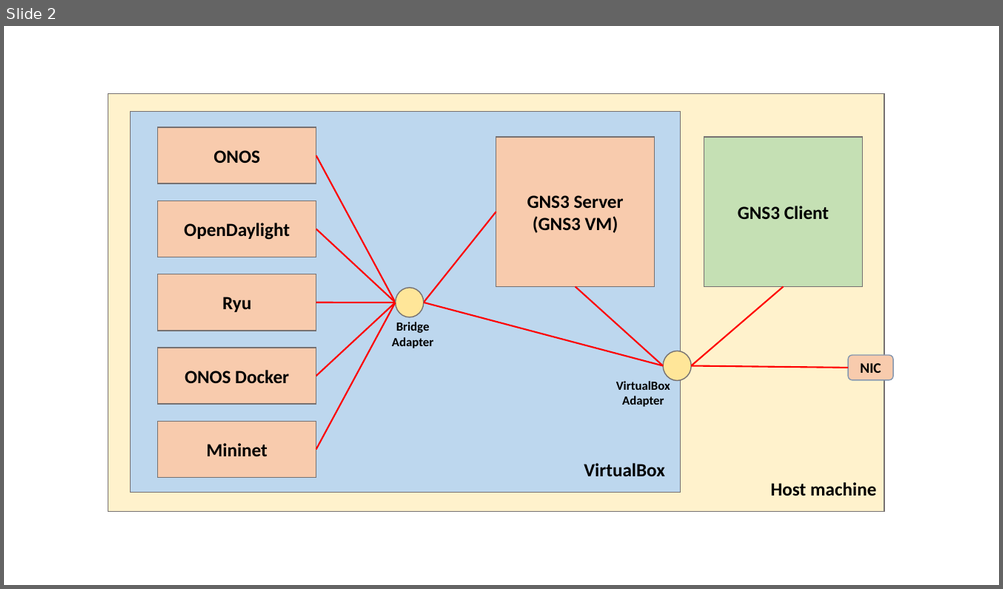
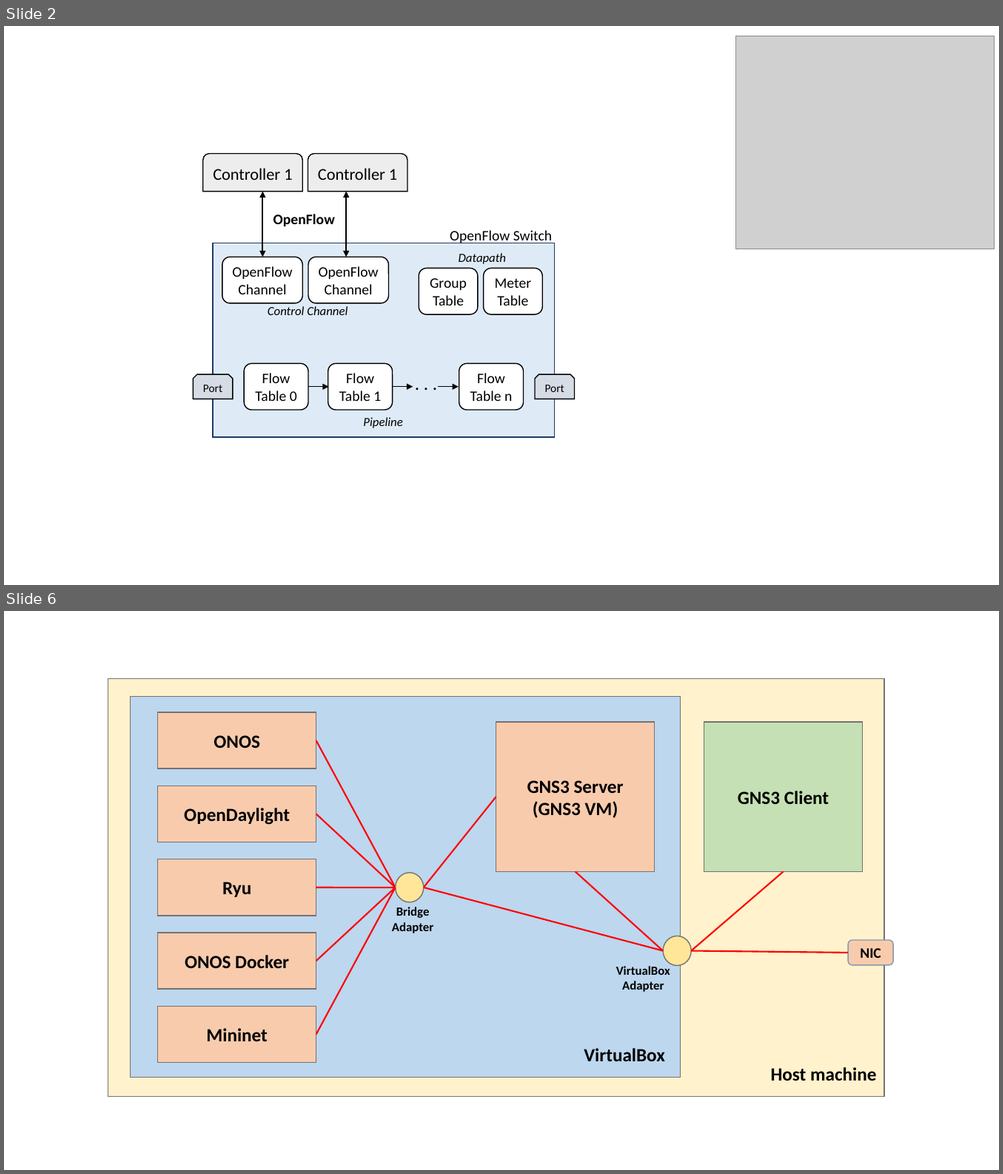
Before and after one commit to harshal-vaze/Software-Defined-Networking-with-ONOS, a slide deck: Content/Diagrams.pptx. Shown one above the other, each under a label of ours: slide 2 before the commit, slides 2 and 6 after it; the slides between them are not shown. The pictures are 1003x589 and 1003x1174 pixels, drawn with LibreOffice and Linux fonts; fonts in the diff are those of the drawing; grey boxes stand for pictures. Boxes give left, top, right and bottom in pixels: in the first picture for what was removed or moved away, otherwise in the second. Text is boxed around its words. In the diff, an @@ line names an element or a change of style, - is before the commit and + after.

```diff
--- a/Content/Diagrams.pptx
+++ b/Content/Diagrams.pptx
@@ slide 2 added at [4, 26, 999, 585], background #FFFFFF @@
@@ picture added at [736, 36, 994, 249] @@
@@ round same rect added at [203, 153, 302, 192], fill #EDEDED, outline #000000 1 pt, 16 pt, text #000000 @@
+Controller 1
@@ round same rect added at [307, 153, 407, 192], fill #EDEDED, outline #000000 1 pt, 16 pt, text #000000 @@
+Controller 1
@@ double arrow added from (263, 192) to (263, 258), #000000 1.5 pt @@
@@ double arrow added from (347, 192) to (347, 258), #000000 1.5 pt @@
@@ text added at [273, 214, 335, 227], 14 pt, text #000000, bold @@
+OpenFlow
@@ rectangle added at [213, 243, 555, 438], fill #DEEBF7, outline #203864 1 pt @@
@@ text added at [449, 230, 552, 244], 14 pt, text #000000 @@
+OpenFlow Switch
@@ rounded rectangle added at [222, 258, 303, 304], fill #FFFFFF, outline #000000 1 pt, 14 pt, text #000000 @@
+OpenFlow
+Channel
@@ rounded rectangle added at [308, 258, 389, 304], fill #FFFFFF, outline #000000 1 pt, 14 pt, text #000000 @@
+OpenFlow
+Channel
@@ rounded rectangle added at [419, 269, 478, 315], fill #FFFFFF, outline #000000 1 pt, 14 pt, text #000000 @@
+Group Table
@@ text added at [458, 253, 506, 264], 12 pt, text #000000, italic @@
+Datapath
@@ rounded rectangle added at [484, 269, 543, 315], fill #FFFFFF, outline #000000 1 pt, 14 pt, text #000000 @@
+Meter Table
@@ text added at [267, 306, 347, 315], 12 pt, text #000000, italic @@
+Control Channel
@@ snip same rect added at [193, 375, 233, 399], fill #D6DCE5, outline #000000 1 pt, 11 pt, text #000000 @@
+Port
@@ rounded rectangle added at [244, 364, 308, 410], fill #FFFFFF, outline #000000 1 pt, 14 pt, text #000000 @@
+Flow Table 0
@@ rounded rectangle added at [328, 364, 392, 410], fill #FFFFFF, outline #000000 1 pt, 14 pt, text #000000 @@
+Flow Table 1
@@ text added at [407, 368, 446, 397], 18 pt, text #000000 @@
+. . .
@@ rounded rectangle added at [459, 364, 523, 410], fill #FFFFFF, outline #000000 1 pt, 14 pt, text #000000 @@
+Flow Table n
@@ snip same rect added at [535, 375, 574, 399], fill #D6DCE5, outline #000000 1 pt, 11 pt, text #000000 @@
+Port
@@ arrow added from (308, 387) to (329, 387), #000000 1 pt @@
@@ arrow added from (392, 387) to (413, 387), #000000 1 pt @@
@@ arrow added from (438, 387) to (458, 387), #000000 1 pt @@
@@ text added at [363, 417, 402, 429], 12 pt, text #000000, italic @@
+Pipeline
@@ what was slide 2 is now slide 6 @@
```
Also in this commit, not shown: 7 other slides added, 6 other files.
